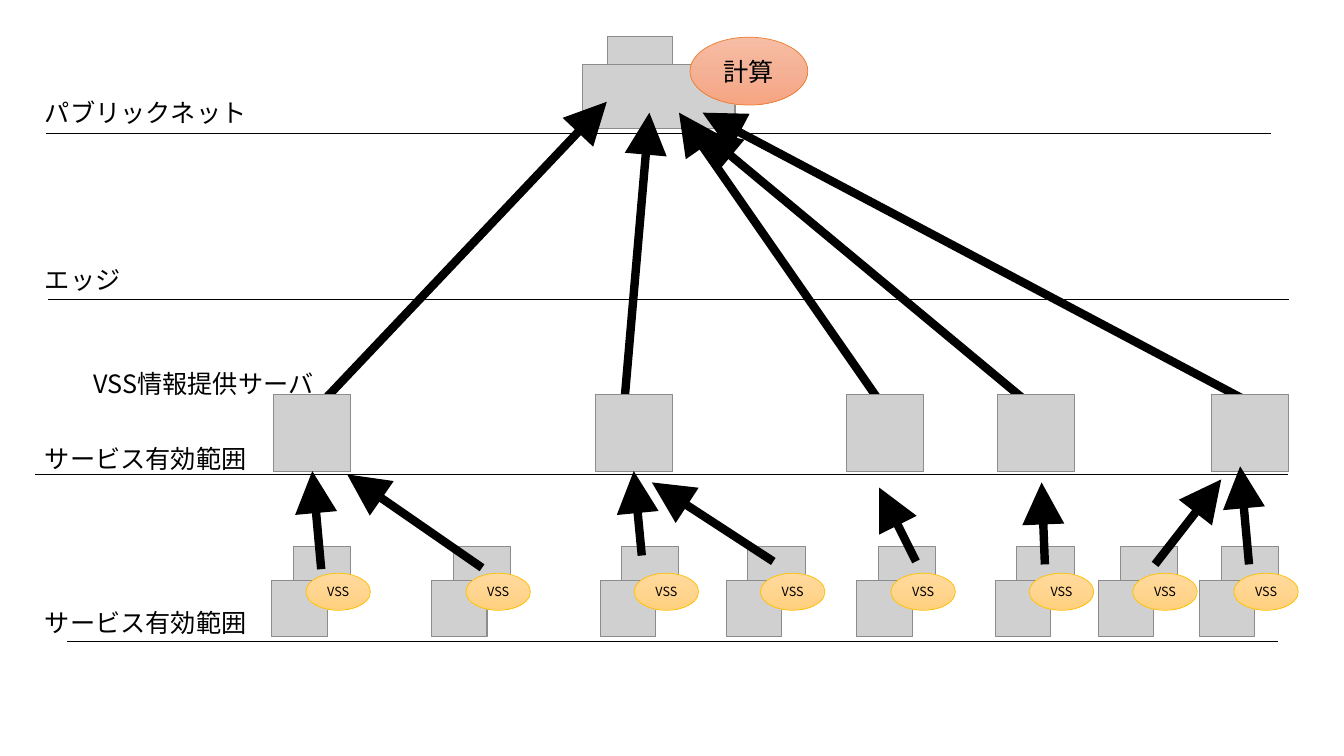
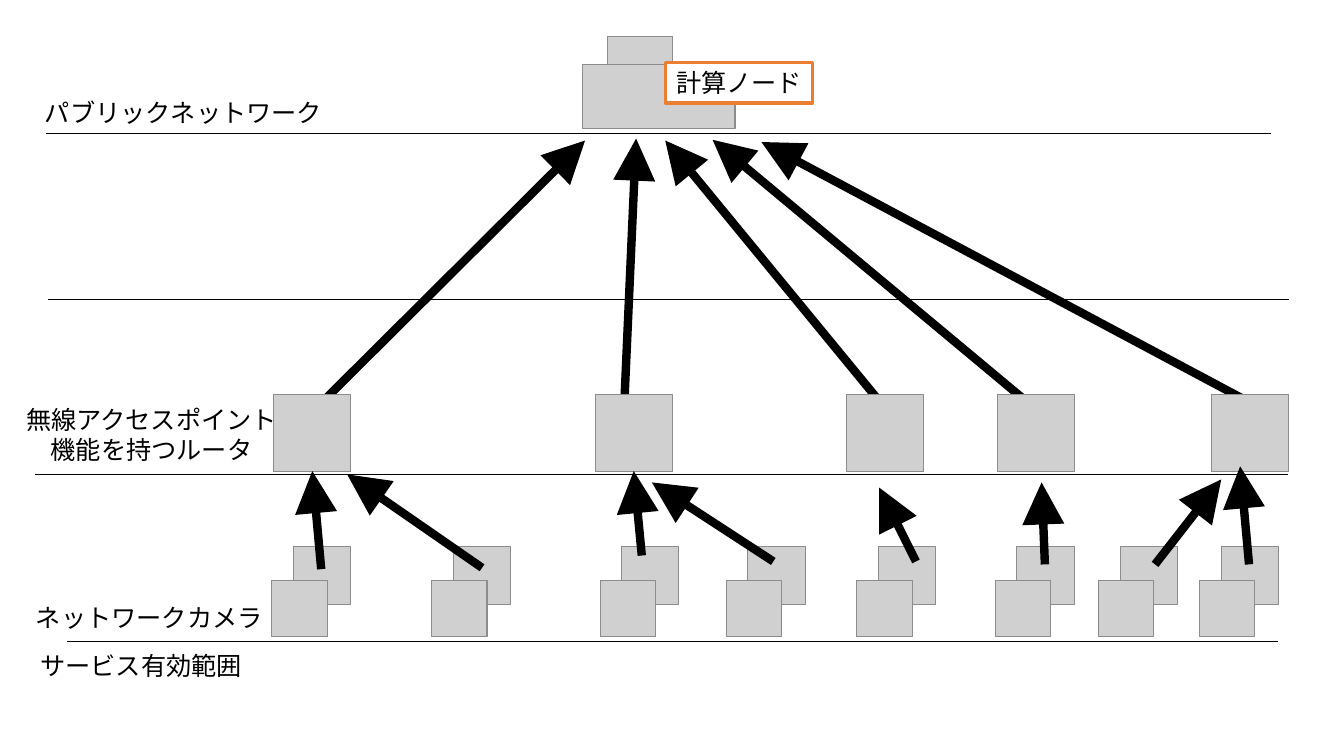
Before and after one commit to ao-megane/LplcSimulator, a slide deck: slide 2 of LplcSimulator/LplcSimulator/卒論/数理モデルv5.pptx. Drawn at 1344x756 pixels with LibreOffice and Linux fonts; fonts in the diff are those of the drawing; grey boxes stand for pictures. Boxes give left, top, right and bottom in pixels: in the first picture for what was removed or moved away, otherwise in the second. Text is boxed around its words. In the diff, an @@ line names an element or a change of style, - is before the commit and + after.

```diff
--- a/LplcSimulator/LplcSimulator/卒論/数理モデルv5.pptx
+++ b/LplcSimulator/LplcSimulator/卒論/数理モデルv5.pptx
@@ rectangle "計算ノード": place and size @@
-rectangle "計算ノード" at <box>691,37,809,105</box>
+rectangle "計算ノード" at <box>665,63,813,103</box>
@@ rectangle "計算ノード" at <box>665,63,813,103</box>: vertical alignment middle to top; ellipse to rectangle; fill gradient #F7BDA5 to #F5B196 to #F8A582 to #FFFFFF; outline #ED7D31 0.5 pt to #ED7D31 2.25 pt @@
@@ text in rectangle at <box>676,71,802,94</box>: text changed @@
-計算
+計算ノード
@@ text at <box>45,100,322,124</box>: text changed @@
-パブリックネット
+パブリックネットワーク
@@ arrow moved from (322, 402) - (607, 102) to (322, 402) - (585, 140) @@
@@ arrow moved from (624, 402) - (649, 113) to (624, 402) - (636, 139) @@
@@ arrow moved from (880, 402) - (680, 113) to (880, 402) - (665, 140) @@
@@ arrow moved from (1027, 402) - (699, 129) to (1027, 402) - (713, 140) @@
@@ arrow moved from (1250, 402) - (703, 113) to (1250, 402) - (761, 142) @@
@@ group removed at <box>45,269,1299,611</box>: 8 ellipses, 3 texts @@
-エッジ
-サービス有効範囲
-VSS
-VSS
-VSS
-VSS
-VSS
-VSS
-VSS
-VSS
-VSS情報提供サーバ
@@ text added at <box>26,403,277,461</box>, 18 pt, text #000000 @@
+無線アクセスポイント
+機能を持つルータ
@@ text added at <box>36,606,263,629</box>, 18 pt, text #000000 @@
+ネットワークカメラ
@@ text "サービス有効範囲": place and size @@
-text "サービス有効範囲" at <box>45,611,247,634</box>
+text "サービス有効範囲" at <box>40,654,242,677</box>
```
Also in this commit, not shown: 1 slide added, 5 other files.
